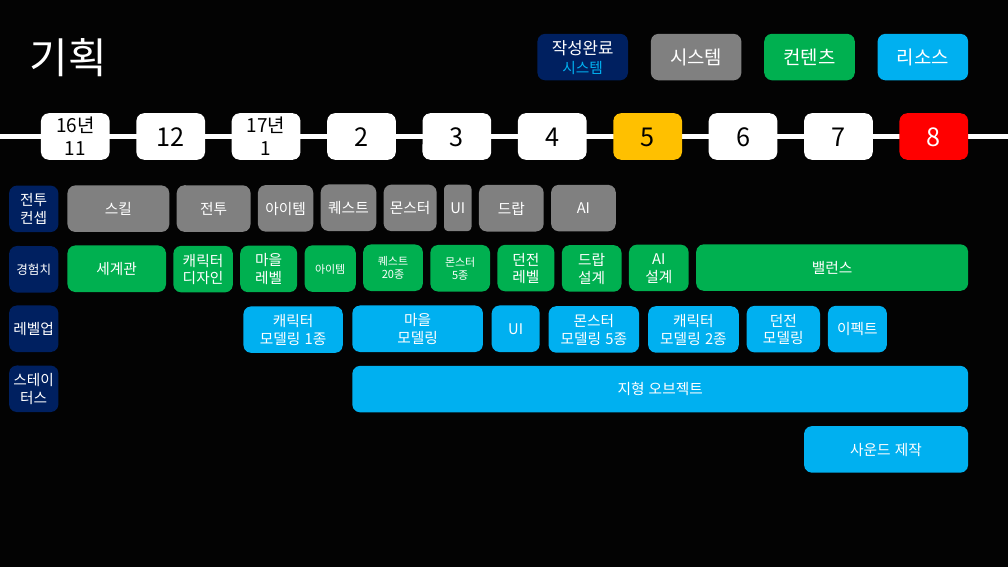
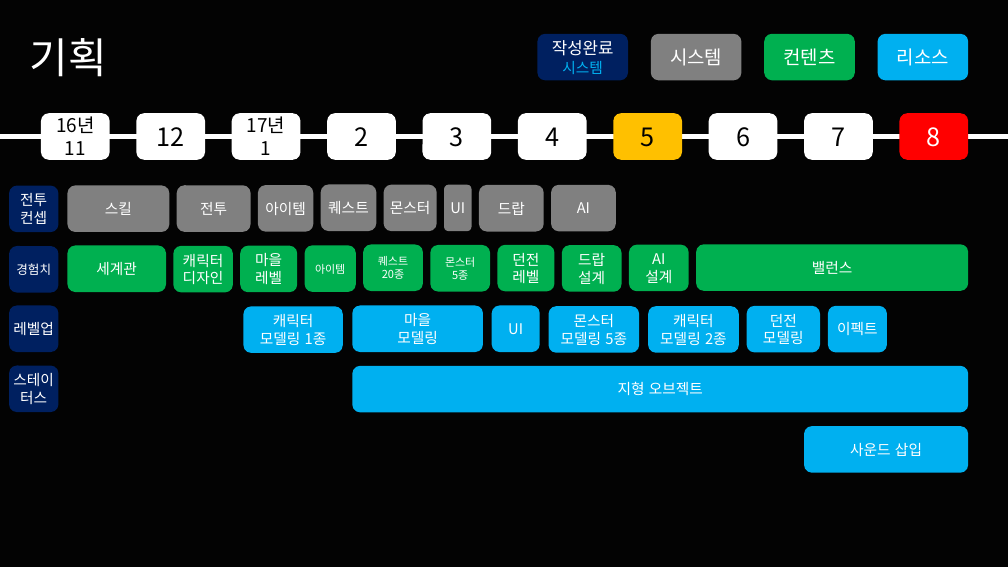
Before and after one commit to korleinster/gamebusdriver, a slide deck: slide 23 of documents/노루막이_김형준_신창섭_홍승필_허지훈.pptx (slide 21 before the commit). Drawn at 1008x567 pixels with LibreOffice and Linux fonts; fonts in the diff are those of the drawing; background and template pictures are left out. Boxes give left, top, right and bottom in pixels: in the first picture for what was removed or moved away, otherwise in the second. Text is boxed around its words. In the diff, an @@ line names an element or a change of style, - is before the commit and + after.

```diff
--- a/documents/노루막이_김형준_신창섭_홍승필_허지훈.pptx
+++ b/documents/노루막이_김형준_신창섭_홍승필_허지훈.pptx
@@ text in rounded rectangle at [850, 443, 922, 456]: text changed @@
-사운드 제작
+사운드 삽입
```
Also in this commit, not shown: 8 other slides changed, 2 slides added.
